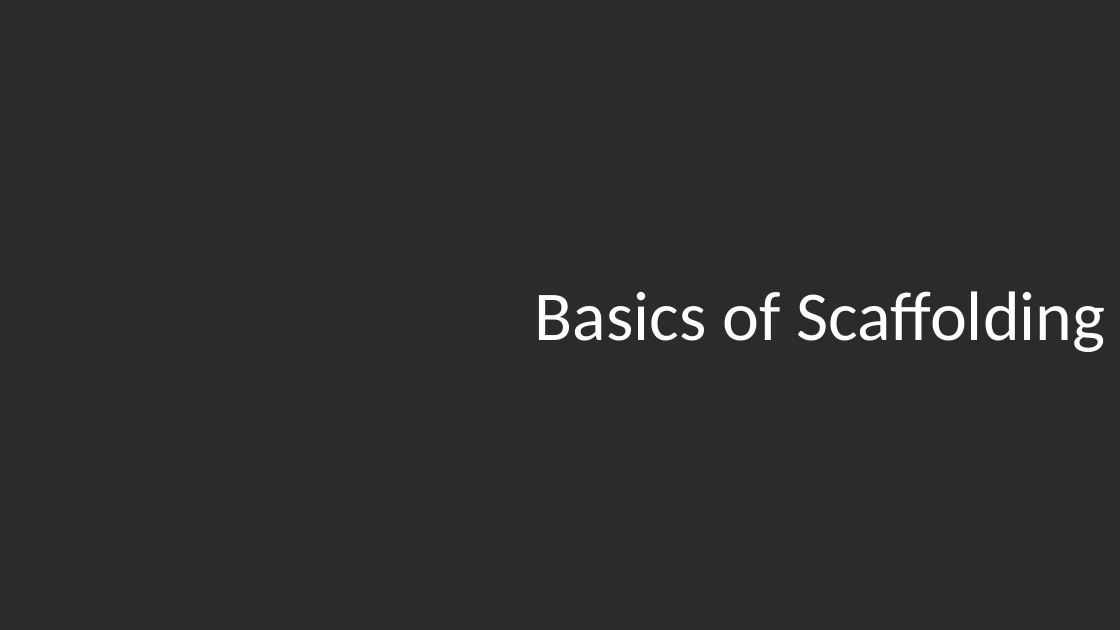
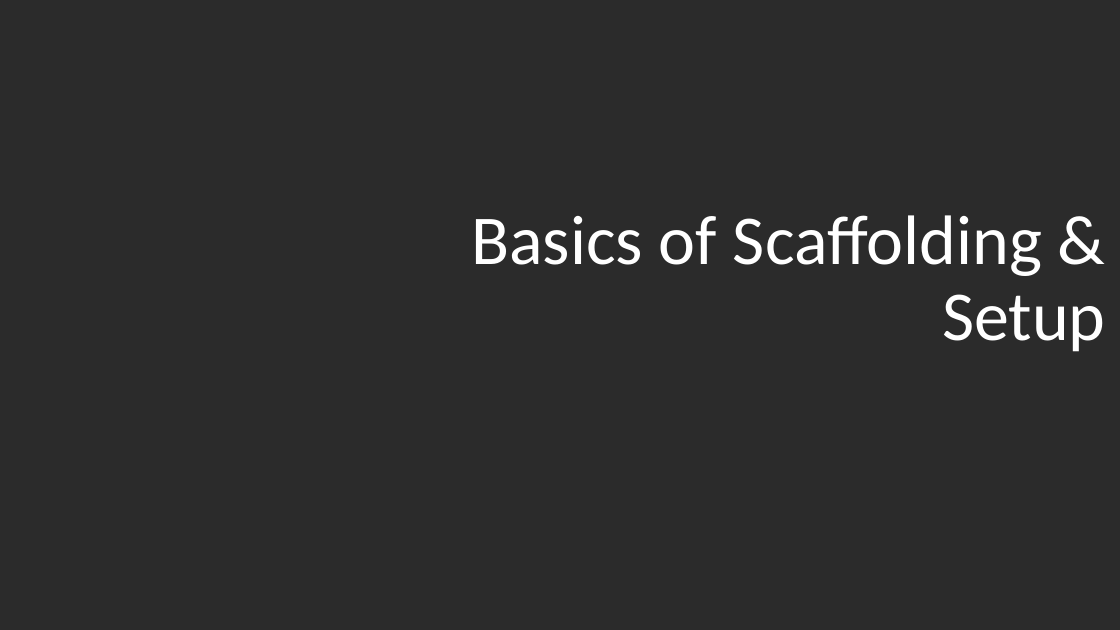
Before and after one commit to quetwo/orm-preso, a slide deck: slide 8 of Using ColdFusion ORM.pptx. Drawn at 1120x630 pixels with LibreOffice and Linux fonts; fonts in the diff are those of the drawing; background and template pictures are left out; a plain dark background stands for a picture behind light text. Boxes give left, top, right and bottom in pixels: in the first picture for what was removed or moved away, otherwise in the second. Text is boxed around its words. In the diff, an @@ line names an element or a change of style, - is before the commit and + after.

```diff
--- a/Using ColdFusion ORM.pptx
+++ b/Using ColdFusion ORM.pptx
@@ title at (x1=471, y1=215, x2=1105, y2=352): text changed @@
-Basics of Scaffolding
+Basics of Scaffolding & Setup
```
Also in this commit, not shown: 2 other slides changed, 7 slides added, 6 other files.
